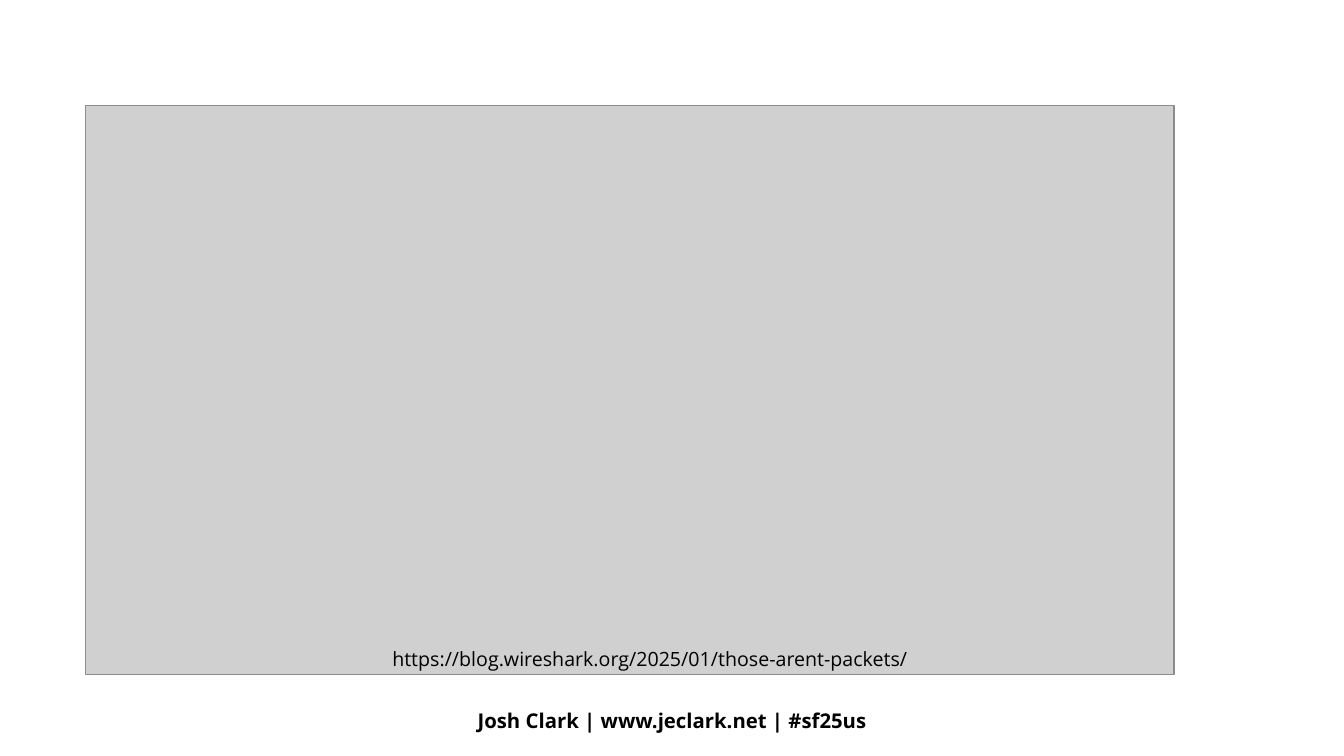
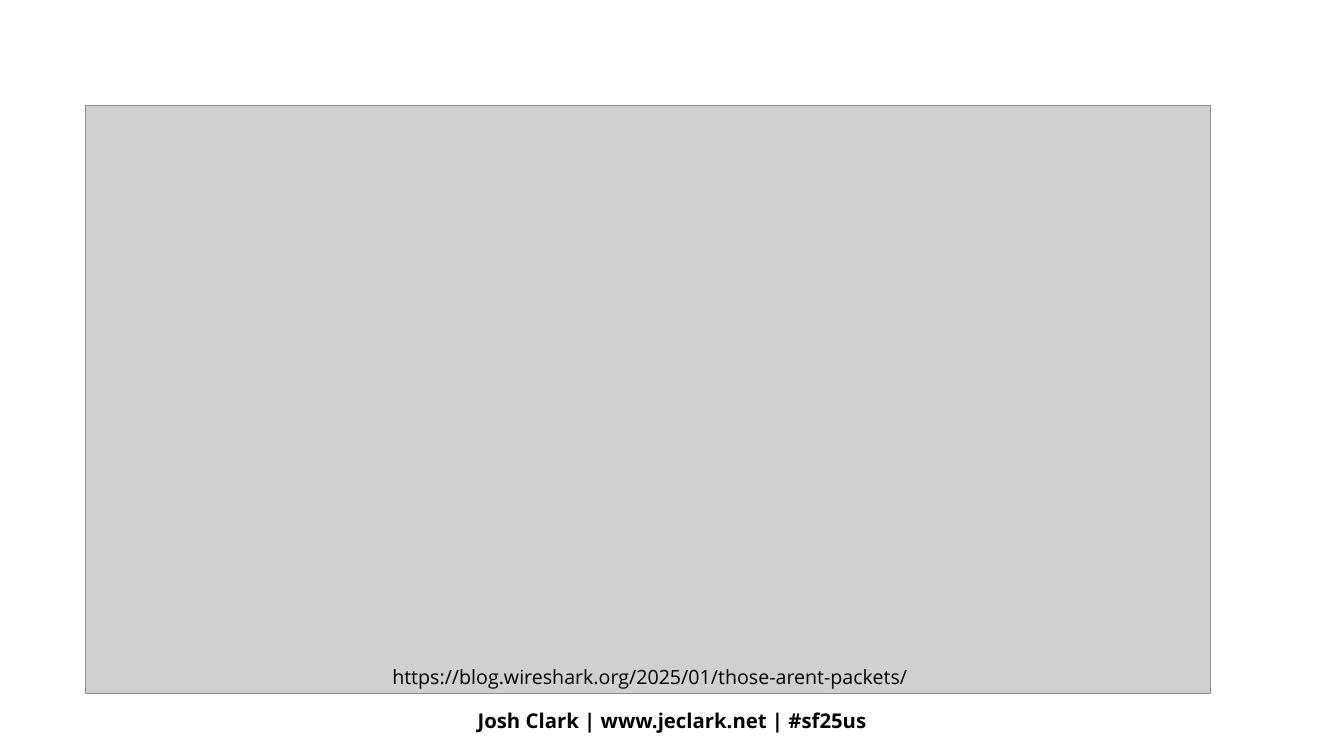
Before and after one commit to je-clark/sharkfest-25-us-stratoshark, a slide deck: slide 10 of syscall_spelunker_slides.pptx. Drawn at 1344x756 pixels with LibreOffice and Linux fonts; fonts in the diff are those of the drawing; grey boxes stand for pictures; background and template pictures are left out. Boxes give left, top, right and bottom in pixels: in the first picture for what was removed or moved away, otherwise in the second. Text is boxed around its words. In the diff, an @@ line names an element or a change of style, - is before the commit and + after.

```diff
--- a/syscall_spelunker_slides.pptx
+++ b/syscall_spelunker_slides.pptx
@@ picture: place and size @@
-picture at bbox=[86, 106, 1175, 675]
+picture at bbox=[86, 106, 1211, 694]
@@ text "https://blog.wireshark.org/2025/01/those-arent-packets/": place and size @@
-text "https://blog.wireshark.org/2025/01/those-arent-packets/" at bbox=[392, 651, 907, 671]
+text "https://blog.wireshark.org/2025/01/those-arent-packets/" at bbox=[392, 669, 907, 689]
```
Also in this commit, not shown: 4 other slides changed, 1 other file.
